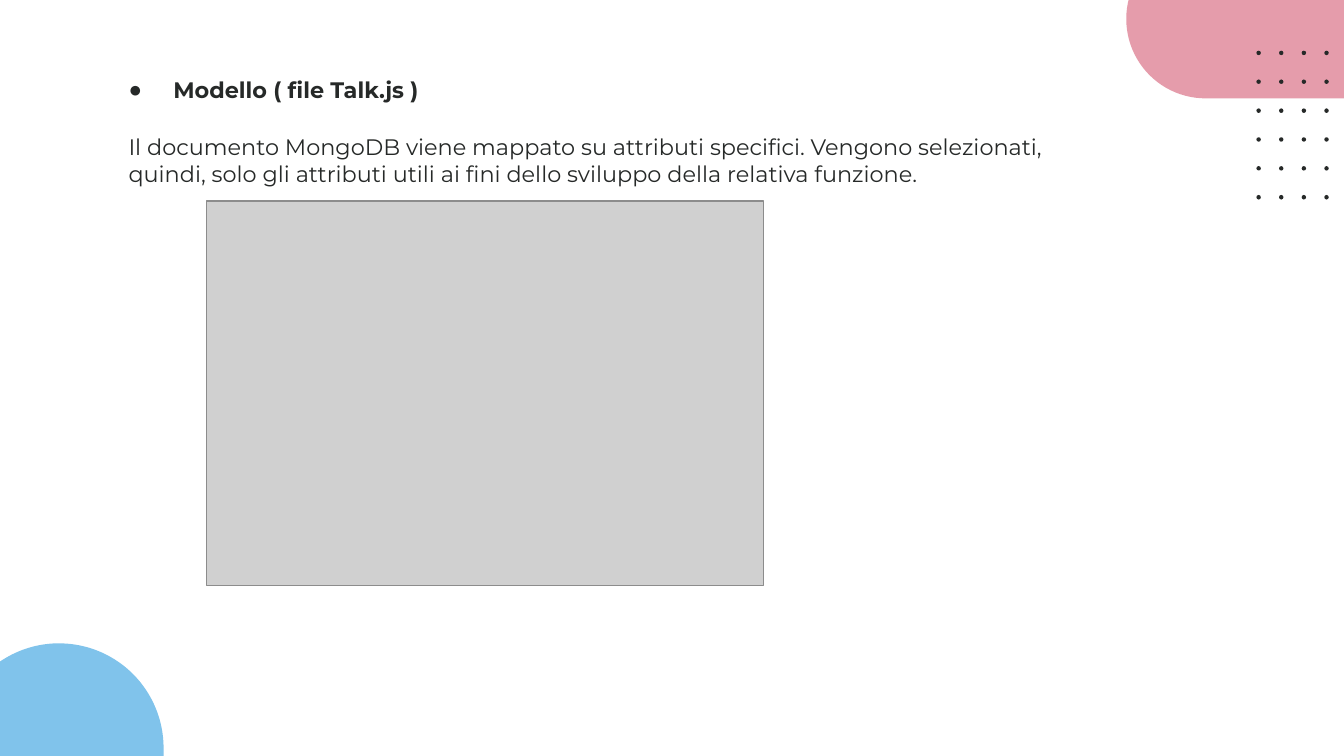
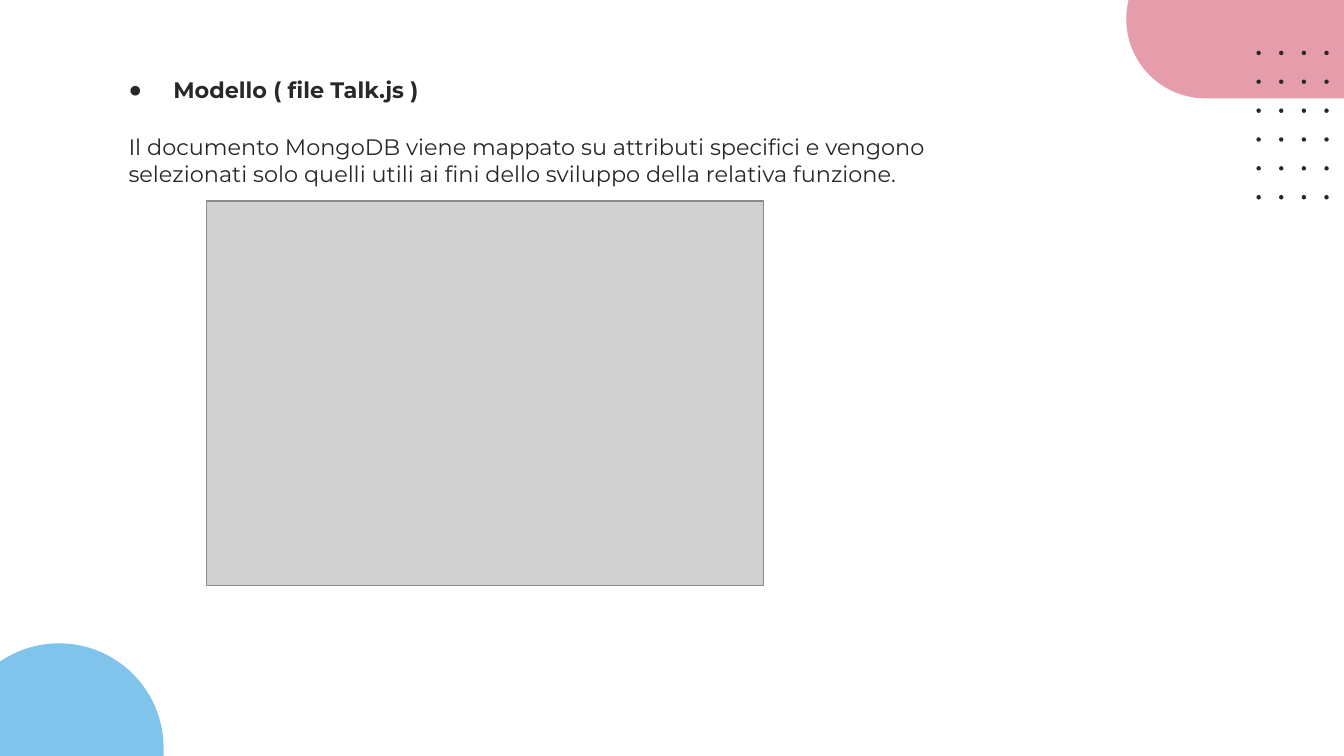
Before and after one commit to giotentori/unibg_cloud_and_mobile, a slide deck: slide 28 of Progetto_TCM/Progetto3.0/CommuniTEDx_3.0.pptx. Drawn at 1344x756 pixels with LibreOffice and Linux fonts; fonts in the diff are those of the drawing; grey boxes stand for pictures. Boxes give left, top, right and bottom in pixels: in the first picture for what was removed or moved away, otherwise in the second. Text is boxed around its words. In the diff, an @@ line names an element or a change of style, - is before the commit and + after.

```diff
--- a/Progetto_TCM/Progetto3.0/CommuniTEDx_3.0.pptx
+++ b/Progetto_TCM/Progetto3.0/CommuniTEDx_3.0.pptx
@@ text at (129,138,924,187): text changed @@
-Il documento MongoDB viene mappato su attributi specifici. Vengono selezionati, quindi, solo gli attributi utili ai fini dello sviluppo della relativa funzione.
+Il documento MongoDB viene mappato su attributi specifici e vengono selezionati solo quelli utili ai fini dello sviluppo della relativa funzione.
```
Also in this commit, not shown: 7 other slides changed, 2 other files.
